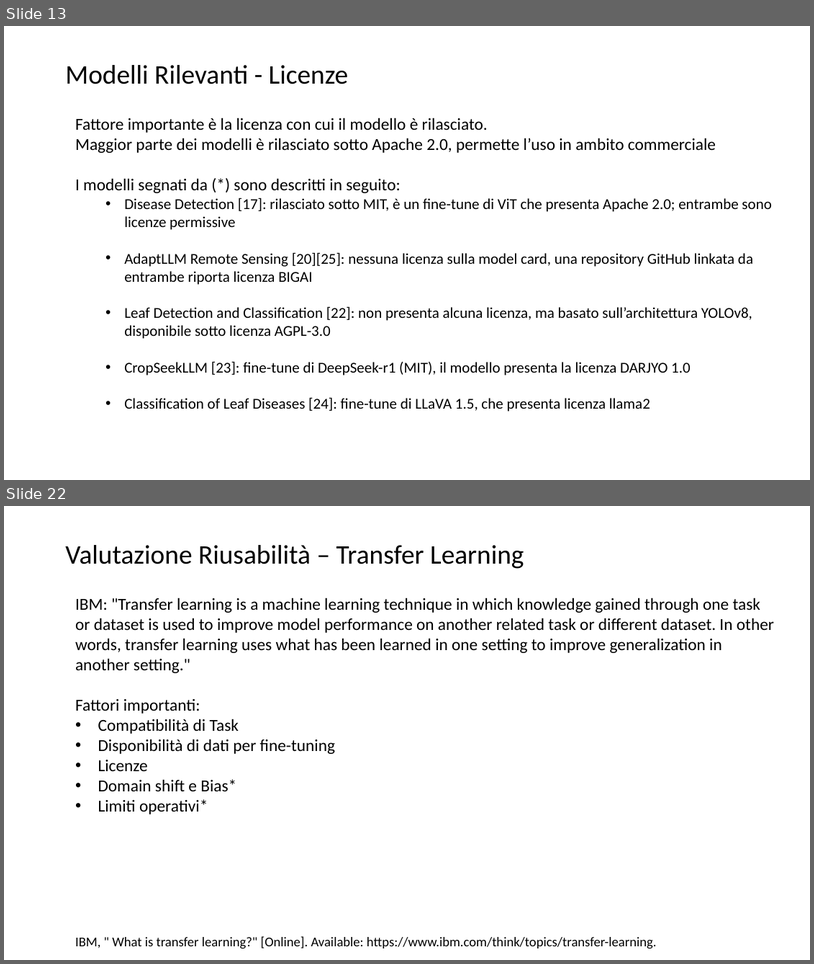
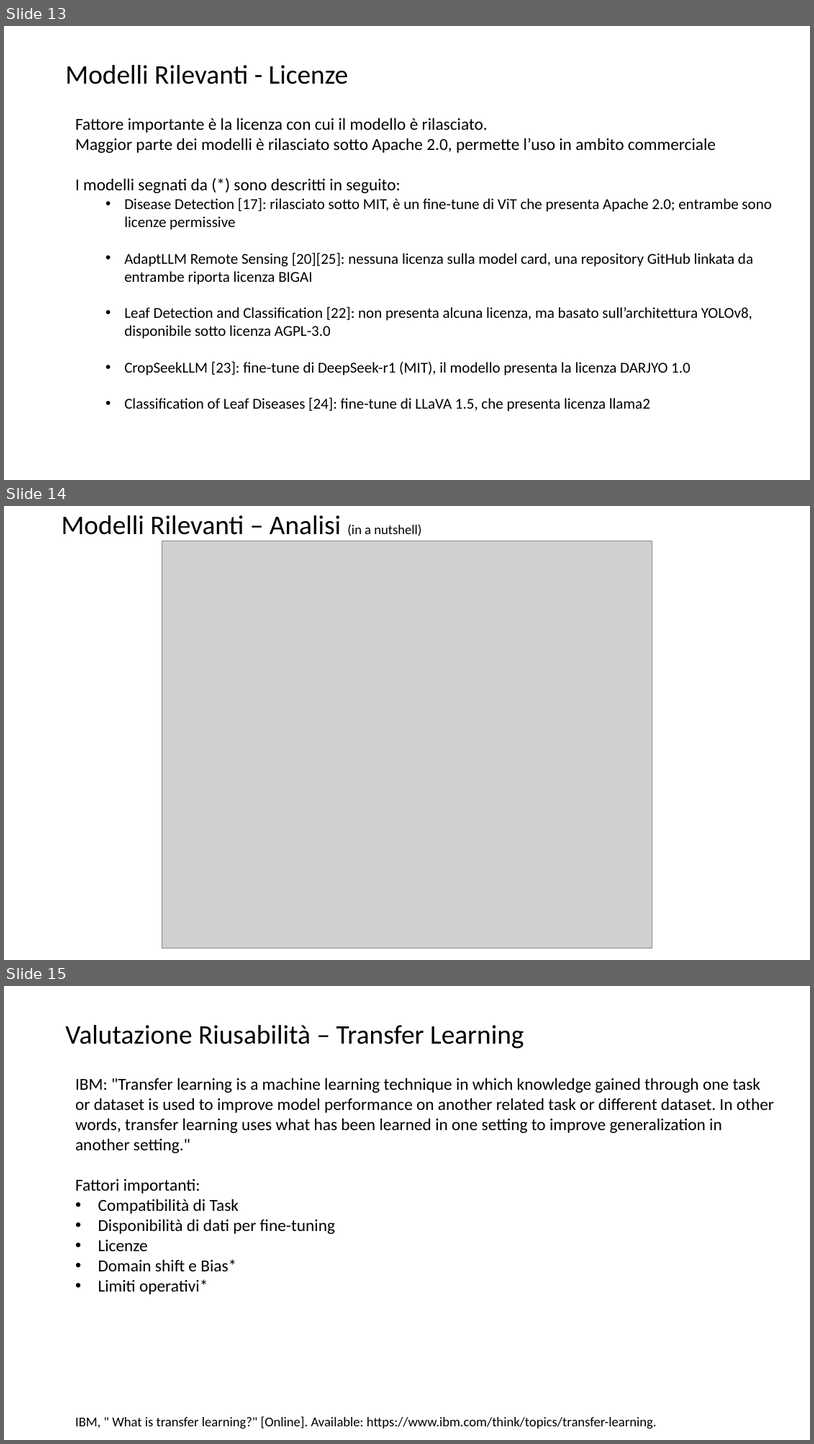
Before and after one commit to lPen88/tesi, a slide deck: presentazione.pptx. Shown one above the other, each under a label of ours: slides 13 and 22 before the commit, slides 13, 14 and 15 after it; the slides between them are not shown. The pictures are 814x964 and 814x1444 pixels, drawn with LibreOffice and Linux fonts; fonts in the diff are those of the drawing; grey boxes stand for pictures. Boxes give left, top, right and bottom in pixels: in the first picture for what was removed or moved away, otherwise in the second. Text is boxed around its words. In the diff, an @@ line names an element or a change of style, - is before the commit and + after.

```diff
--- a/presentazione.pptx
+++ b/presentazione.pptx
@@ slide 14 added at (4, 506, 810, 960), background #FFFFFF @@
@@ title added at (62, 515, 422, 541), 32 pt, text #000000 @@
+Modelli Rilevanti – Analisi (in a nutshell)
@@ picture added at (162, 541, 653, 948) @@
@@ what was slide 22 is now slide 15 @@
```
Also in this commit, not shown: 2 slides changed, 8 slides removed, 1 other file.
